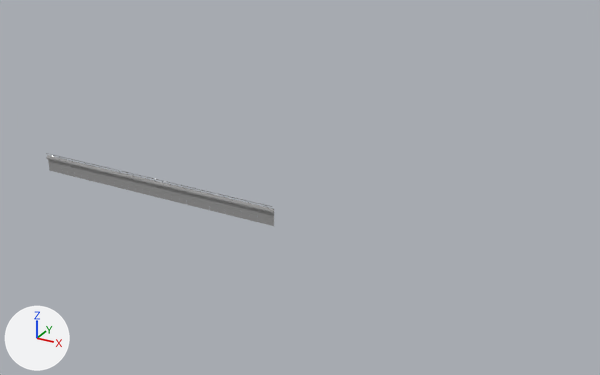
The glTF model railing.glb, before and after one commit.
Camera for both pictures: a camera (50 mm lens) standing at (102.3, -87.2, 56.5) and looking at (36.1, 33.0, -3.6). Lighting does not change. The marker at lower left points along +X, +Y and +Z. Where no turn or scale is listed for an object, it has been applied to the vertices. Vertices at the same position are counted once.

Objects in the first picture: 'railing'.
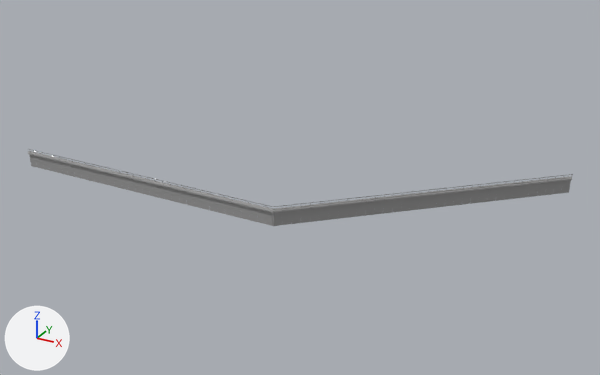
The newer file is also rescaled (x0.1), turned or shifted as a whole; pictures and numbers use the older file's frame.

Location of each change, [x1, y1, x2, y2] in pixels of the pictures (600 x 375 px):
'railing.002', added: after [273, 174, 573, 226]
    faces in mat_railcement (grey #9b9b9b): [273, 176, 572, 226]
    faces in mat_railmetal (grey #919191): [273, 174, 573, 207]
'railing', reshaped (8% wider): before [46, 153, 274, 226]; after [28, 149, 274, 226]
part 1 of me_plane_018, built on: before [46, 153, 56, 172]; after [28, 149, 56, 172]

The edits, one by one:
me_plane_018 is used by ob_railing; location (-7.0, 15.1, -0.1).
me_plane_018 had 1029 vertices, 1798 faces and spanned x 0.0..48.2, y -0.1..0.2, z -2.5..1.1.
me_plane_018 now has 1128 vertices, 1972 faces and spans x -4.7..48.2, y -0.1..0.2, z -2.5..1.1.
Part 1, on me_plane_018:
21 faces are deleted.
61 vertices are added at x -4.7..0.0, y -0.1..0.2, z -2.5..1.1.
10 new vertices lie (-1.6, 0.0, 0.0) away from vertices in x 0.0, y -0.1..0.2, z -2.5..1.1.
10 new vertices lie (-1.5, 0.0, 0.0) away from vertices in x -1.6..1.5, y -0.1..0.2, z -2.5..1.1.
12 new vertices lie (0.0, 0.0, -0.6) away from vertices in x -3.1..0.0, y 0.2, z 0.6.
6 new vertices lie (-1.6, 0.0, 0.0) away from vertices in x -3.1, y -0.1..0.2, z 0.0..1.1.
73 new faces join them, mat_railcement (grey #9b9b9b).
122 new faces join them, mat_railmetal (grey #919191).
Mesh me_plane_001 is new.
It has 1128 vertices, 1972 faces and spans x -0.2..38.6, y -0.1..36.4, z -2.5..1.1.
Faces by material slot: [680, 1292].
It uses material mat_railcement (grey #9b9b9b).
It uses material mat_railmetal (grey #919191).
Object 'railing.002' (ob_railing_002) is new; it shows me_plane_001.
Its location is (41.1, 15.1, -0.1).
